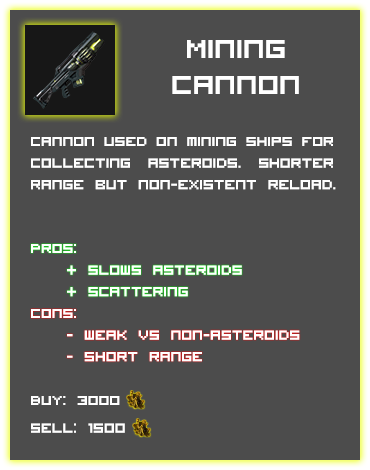
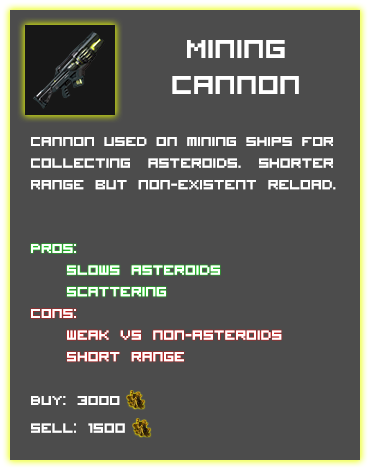
Layer changes from the first 370px x 470px image to the second:
renamed "Cons: - weak vs non-asteroids - short range" to "Cons: weak vs non-asteroids short range", painted on it over (66, 329, 300, 362)
renamed "Pros: + Slows asteroids + scattering" to "Pros: Slows asteroids scattering", painted on it over (66, 264, 242, 297)
